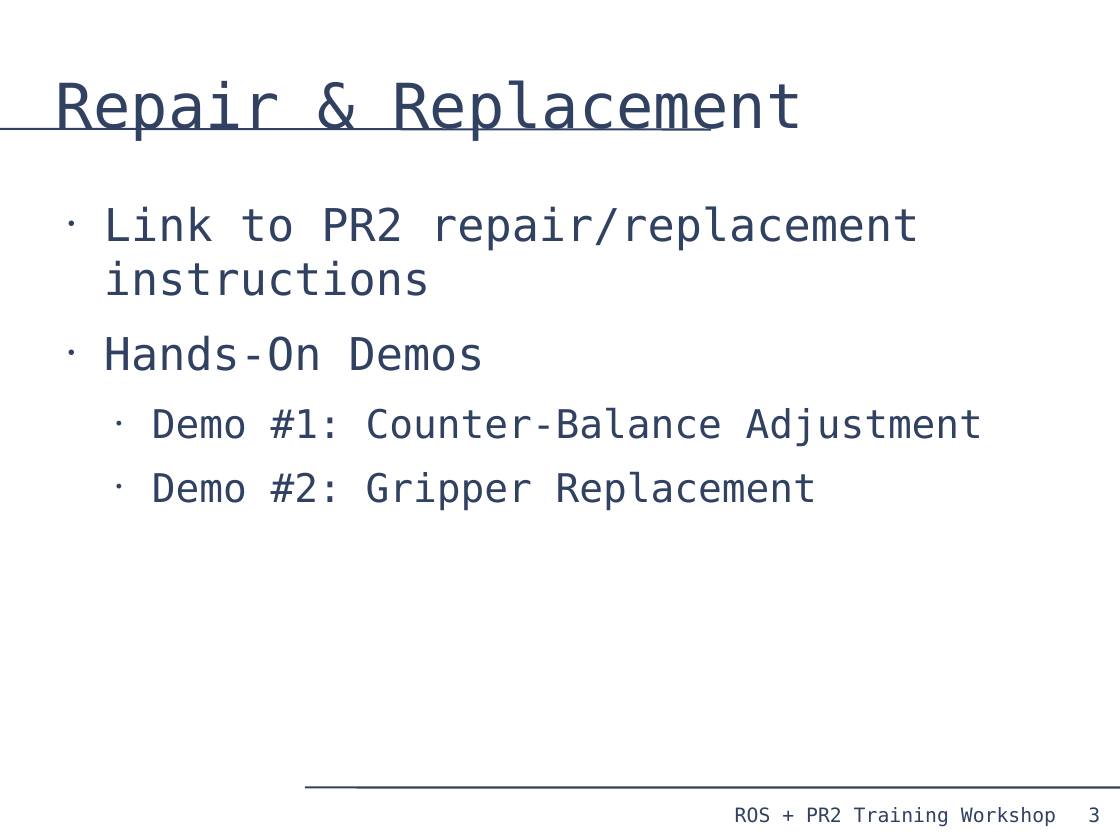
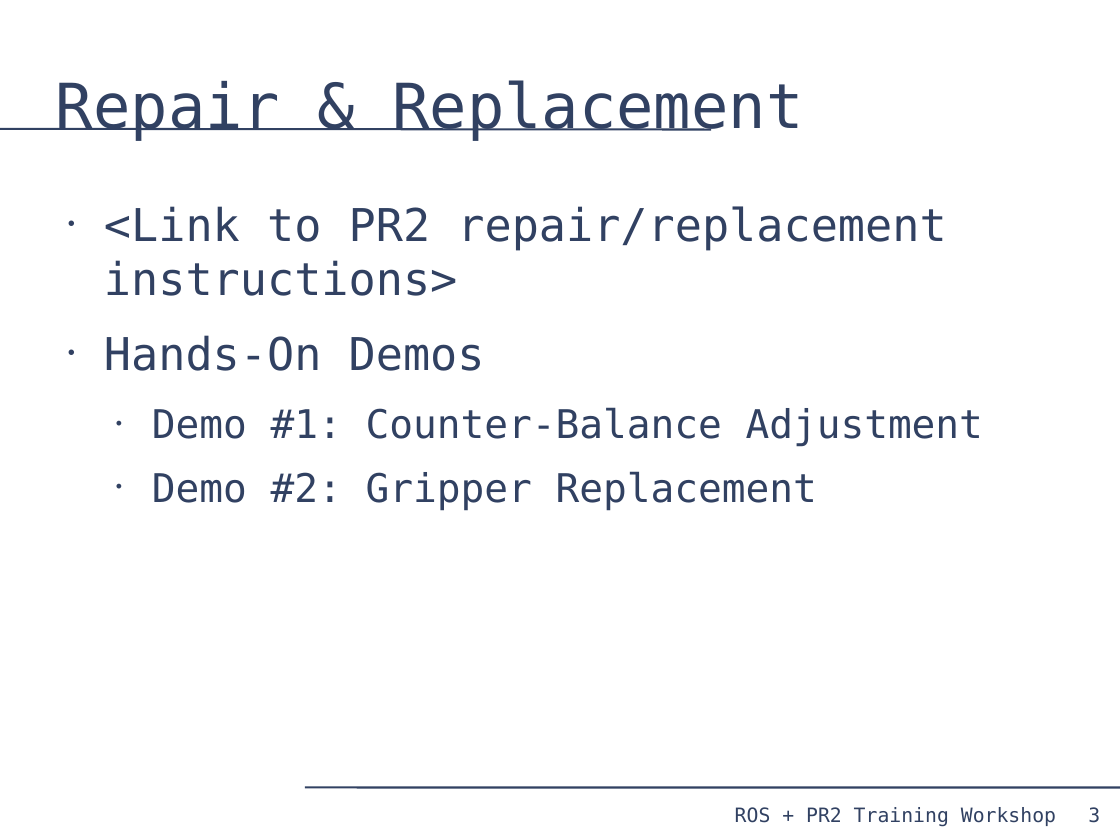
Before and after one commit to PR2/pr2_docs, a slide deck: slide 3 of pr2_training_workshop/servicing_pr2/PR2_Wrkshp_Slides.odp. Drawn at 1120x840 pixels with LibreOffice and Linux fonts; fonts in the diff are those of the drawing. Boxes give left, top, right and bottom in pixels: in the first picture for what was removed or moved away, otherwise in the second. Text is boxed around its words. In the diff, an @@ line names an element or a change of style, - is before the commit and + after.

```diff
--- a/pr2_training_workshop/servicing_pr2/PR2_Wrkshp_Slides.odp
+++ b/pr2_training_workshop/servicing_pr2/PR2_Wrkshp_Slides.odp
@@ text at (x1=104, y1=206, x2=946, y2=296): text changed @@
-• Link to PR2 repair/replacement instructions
+• <Link to PR2 repair/replacement instructions>
```
Also in this commit, not shown: 1 other slide changed.
